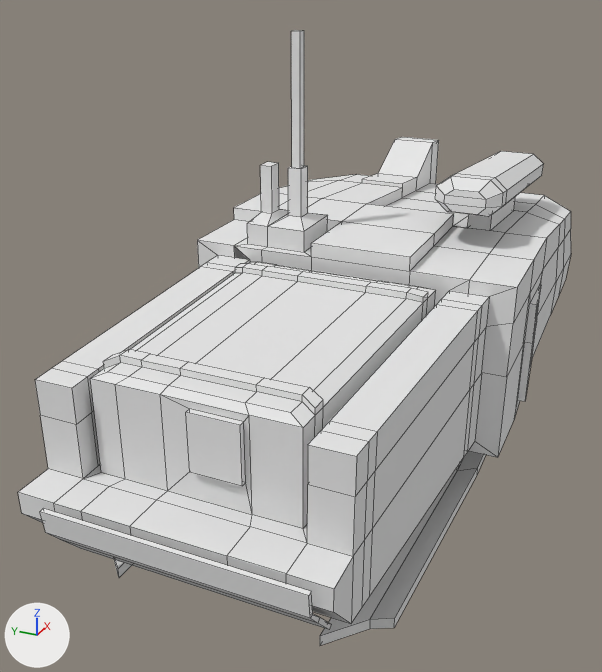
What one commit did to the Blender file Assets/Art/MODELS/PROPS/truck.blend.
The view is the same before and after, from a 50 mm camera at (-9.99, -3.89, 5.93) aimed at (-0.84, 0.22, 1.36). Every picture has the same lights, and +X, +Y and +Z are marked at lower left. Mesh edges are drawn as thin lines.
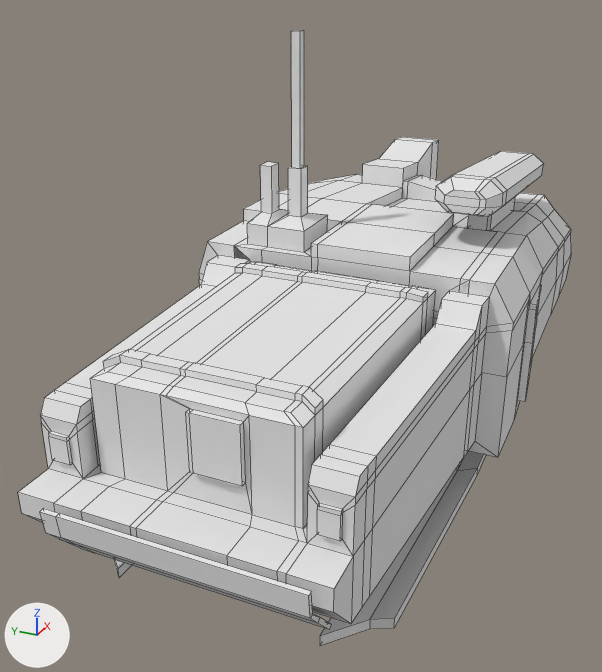
Changed parts and their boxes [x1, y1, x2, y2] in the pictures (602 x 672 px):
part 1 of me_cube, built on
    before: [35, 140, 571, 497]
    after: [40, 140, 571, 583]

Patch to the scene script:
```diff
--- a/Assets/Art/MODELS/PROPS/truck.blend.py
+++ b/Assets/Art/MODELS/PROPS/truck.blend.py
@@ me_cube @@
 # used by ob_cube; location = (0.0, 0.0, 0.0)
-me_cube.from_pydata(...)  # 724 vertices, 722 faces; spans x -5.45..5.41, y -2.63..1.94, z -0.16..5.13
+me_cube.from_pydata(...)  # 1020 vertices, 1018 faces; spans x -5.45..5.41, y -2.63..1.94, z -0.16..5.13
+# me_cube part 1: 36 vertices moved from x -4.86..3.2, y -2.54..1.54, z 2.32..2.77 to x -4.77..3.2, y -2.29..1.39, z 2.21..2.92; 296 vertices added at x -5.45..5.41, y -2.63..1.94, z -0.01..3.46
 me_cube.materials.append(mat_material)
```
